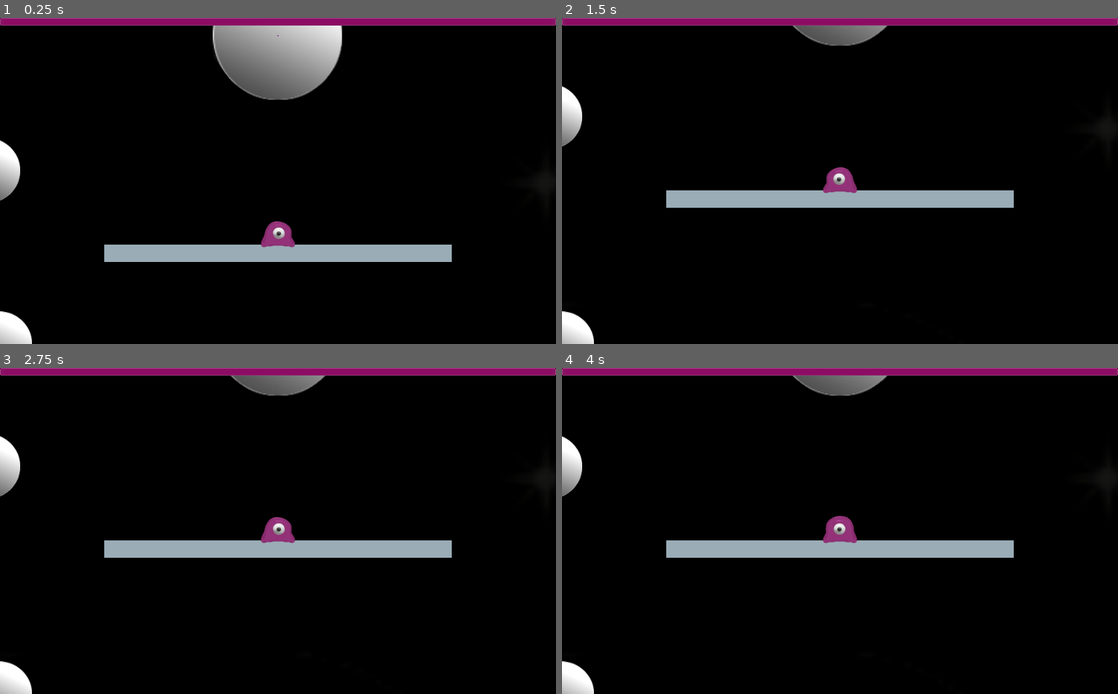
Above: before the commit, frames 1-4 (two rows, left to right).
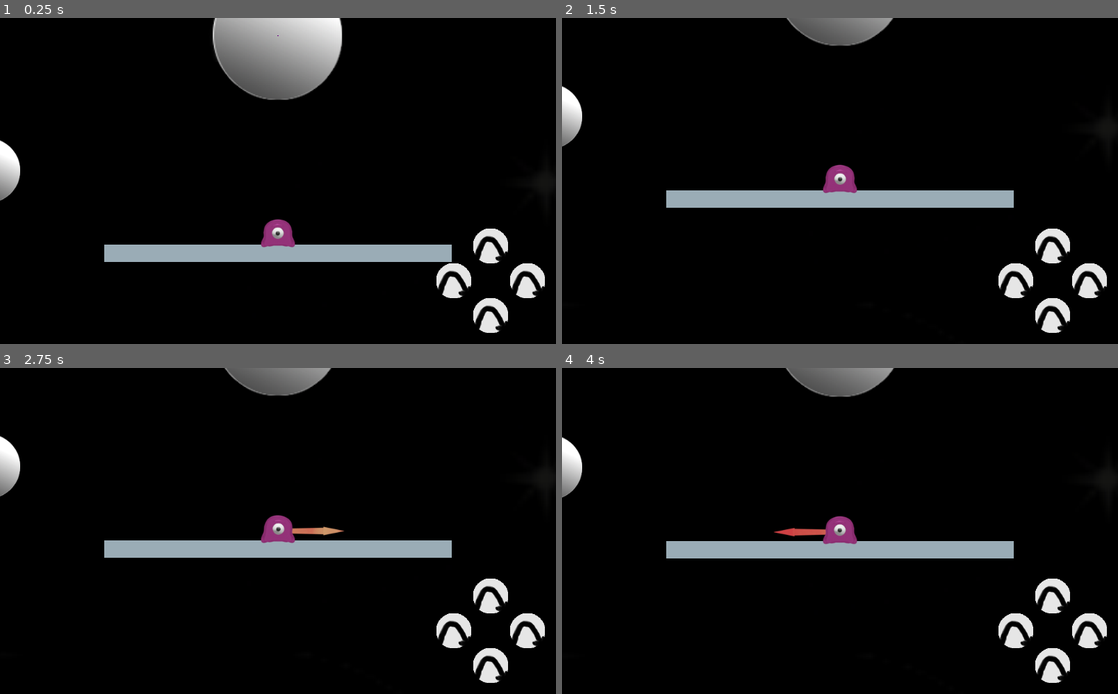
Above: after the commit, the same moments.

Repository: vinpogo/gd_Blob
Game: Godot game, scene res://World.tscn
Same seed, same stepped clock (60 frames per second), same inputs: the game is played once before the commit and once after it.
Inputs:
- Up to frame 1 (0.25 s): no input
- Up to frame 2 (1.5 s): hold Right (ui_right) 0.53-1.28 s; hold Space (slot_1) 0.53-1.28 s; hold Down (ui_down) from 1.28 s (still down); tap Space (slot_1) at 1.35 s
- Up to frame 3 (2.75 s): release Down (ui_down) at 2.03 s; hold Right (ui_right) from 2.03 s (still down); hold Space (slot_1) from 2.03 s (still down)
- Up to frame 4 (4 s): release Right (ui_right) at 2.78 s; release Space (slot_1) at 2.78 s; hold Up (ui_up) 2.78-3.53 s; tap Space (slot_1) at 2.85 s; hold Left (ui_left) from 3.53 s (still down); hold Space (slot_1) from 3.53 s (still down)

The runs differ from the first frame. In frame 1, 4.6% of the frame differs, in the area x 0-100%, y 0-100%; in frame 2, 4.6%; in frame 3, 4.7%; in frame 4, 5.2%.

Commit message:
added hud scene

Diff:
--- a/World.tscn
+++ b/World.tscn
@@ -1,13 +1,12 @@
-[gd_scene load_steps=11 format=2]
+[gd_scene load_steps=10 format=2]
 
-[ext_resource path="res://gfx/background.png" type="Texture" id=1]
-[ext_resource path="res://objects/newBlob/Blob.tscn" type="PackedScene" id=2]
-[ext_resource path="res://objects/mapObjects/scripts/Goal.gd" type="Script" id=3]
-[ext_resource path="res://gfx/circle.png" type="Texture" id=4]
-[ext_resource path="res://objects/mapObjects/scenes/Sticky.tscn" type="PackedScene" id=5]
-[ext_resource path="res://objects/BlobCamera.gd" type="Script" id=6]
-[ext_resource path="res://gfx/jumpBar.png" type="Texture" id=7]
-[ext_resource path="res://NinePatchRect.gd" type="Script" id=8]
+[ext_resource path="res://objects/newBlob/Blob.tscn" type="PackedScene" id=1]
+[ext_resource path="res://objects/mapObjects/scripts/Goal.gd" type="Script" id=2]
+[ext_resource path="res://gfx/circle.png" type="Texture" id=3]
+[ext_resource path="res://objects/mapObjects/scenes/Sticky.tscn" type="PackedScene" id=4]
+[ext_resource path="res://objects/BlobCamera.gd" type="Script" id=5]
+[ext_resource path="res://objects/hud/Hud.tscn" type="PackedScene" id=6]
+[ext_resource path="res://gfx/background.png" type="Texture" id=7]
 
 [sub_resource type="RectangleShape2D" id=1]
 extents = Vector2( 1505.71, 987.847 )
@@ -17,28 +16,21 @@
 
 [node name="World" type="Node2D"]
 
-[node name="ParallaxBackground" type="ParallaxBackground" parent="."]
-
-[node name="ParallaxLayer" type="ParallaxLayer" parent="ParallaxBackground"]
-scale = Vector2( 10, 10 )
-
-[node name="Sprite" type="Sprite" parent="ParallaxBackground/ParallaxLayer"]
-texture = ExtResource( 1 )
-
 [node name="Map" type="Node" parent="."]
 
 [node name="GameZone" type="Area2D" parent="Map"]
+editor/display_folded = true
 
 [node name="CollisionShape2D" type="CollisionShape2D" parent="Map/GameZone"]
 shape = SubResource( 1 )
 
-[node name="Blob" parent="Map" instance=ExtResource( 2 )]
+[node name="Blob" parent="Map" instance=ExtResource( 1 )]
 position = Vector2( 0, 360 )
 
 [node name="Goal" type="StaticBody2D" parent="Map"]
 editor/display_folded = true
 position = Vector2( 595.478, 258.354 )
-script = ExtResource( 3 )
+script = ExtResource( 2 )
 __meta__ = {
 "_edit_group_": true
 }
@@ -157,30 +149,23 @@
 drag_margin_h_enabled = false
 drag_margin_v_enabled = false
 smoothing_enabled = true
-script = ExtResource( 6 )
+script = ExtResource( 5 )
 
 [node name="rotation" type="Tween" parent="Camera2D"]
 
-[node name="CanvasLayer" type="CanvasLayer" parent="Camera2D"]
+[node name="CanvasLayer2" type="CanvasLayer" parent="."]
 
-[node name="NinePatchRect" type="NinePatchRect" parent="Camera2D/CanvasLayer"]
-anchor_right = 1.0
-margin_bottom = 14.0
-rect_min_size = Vector2( 0, 14 )
+[node name="GUI" parent="CanvasLayer2" instance=ExtResource( 6 )]
+
+[node name="ParallaxBackground" type="ParallaxBackground" parent="CanvasLayer2"]
+editor/display_folded = true
+
+[node name="ParallaxLayer" type="ParallaxLayer" parent="CanvasLayer2/ParallaxBackground"]
+editor/display_folded = true
+scale = Vector2( 10, 10 )
+
+[node name="Sprite" type="Sprite" parent="CanvasLayer2/ParallaxBackground/ParallaxLayer"]
 texture = ExtResource( 7 )
-patch_margin_left = 3
-patch_margin_top = 11
-patch_margin_right = 3
-patch_margin_bottom = 3
-script = ExtResource( 8 )
-
-[node name="VBoxContainer" type="VBoxContainer" parent="Camera2D/CanvasLayer"]
-anchor_top = 1.0
-anchor_right = 1.0
-anchor_bottom = 1.0
-
-[node name="Sprite" type="Sprite" parent="Camera2D/CanvasLayer/VBoxContainer"]
-texture = ExtResource( 4 )
 [connection signal="body_shape_exited" from="Map/GameZone" to="Map/Blob" method="_on_GameZone_body_shape_exited"]
 [connection signal="rotate" from="Map/Blob" to="Camera2D" method="_on_Blob_rotate"]
 [connection signal="toggle_zoom" from="Map/Blob" to="Camera2D" method="_on_Blob_toggle_zoom"]
--- /dev/null
+++ b/objects/hud/Hud.tscn
@@ -0,0 +1,96 @@
+[gd_scene load_steps=3 format=2]
+
+[ext_resource path="res://gfx/tmp_vin/ability_container.png" type="Texture" id=1]
+[ext_resource path="res://gfx/tmp_vin/jump_icon.png" type="Texture" id=2]
+
+[node name="GUI" type="MarginContainer"]
+anchor_top = 1.0
+anchor_right = 1.0
+anchor_bottom = 1.0
+margin_right = -20.0
+margin_bottom = -20.0
+grow_vertical = 0
+
+[node name="Slots" type="HBoxContainer" parent="."]
+margin_right = 1004.0
+margin_bottom = 448.0
+alignment = 2
+
+[node name="Column1" type="VBoxContainer" parent="Slots"]
+margin_left = 804.0
+margin_right = 868.0
+margin_bottom = 448.0
+custom_constants/separation = -64
+alignment = 1
+
+[node name="SlotContainer2" type="TextureRect" parent="Slots/Column1"]
+margin_top = 192.0
+margin_right = 64.0
+margin_bottom = 256.0
+texture = ExtResource( 1 )
+
+[node name="slot_2" type="TextureRect" parent="Slots/Column1"]
+margin_top = 192.0
+margin_right = 64.0
+margin_bottom = 256.0
+texture = ExtResource( 2 )
+
+[node name="Column2" type="VBoxContainer" parent="Slots"]
+margin_left = 872.0
+margin_right = 936.0
+margin_bottom = 448.0
+custom_constants/separation = 64
+alignment = 1
+
+[node name="Row1" type="VBoxContainer" parent="Slots/Column2"]
+margin_top = 128.0
+margin_right = 64.0
+margin_bottom = 192.0
+custom_constants/separation = -64
+alignment = 1
+
+[node name="SlotContainer2" type="TextureRect" parent="Slots/Column2/Row1"]
+margin_right = 64.0
+margin_bottom = 64.0
+texture = ExtResource( 1 )
+
+[node name="slot_3" type="TextureRect" parent="Slots/Column2/Row1"]
+margin_right = 64.0
+margin_bottom = 64.0
+texture = ExtResource( 2 )
+
+[node name="Row2" type="VBoxContainer" parent="Slots/Column2"]
+margin_top = 256.0
+margin_right = 64.0
+margin_bottom = 320.0
+custom_constants/separation = -64
+alignment = 1
+
+[node name="SlotContainer2" type="TextureRect" parent="Slots/Column2/Row2"]
+margin_right = 64.0
+margin_bottom = 64.0
+texture = ExtResource( 1 )
+
+[node name="slot_1" type="TextureRect" parent="Slots/Column2/Row2"]
+margin_right = 64.0
+margin_bottom = 64.0
+texture = ExtResource( 2 )
+
+[node name="Column3" type="VBoxContainer" parent="Slots"]
+margin_left = 940.0
+margin_right = 1004.0
+margin_bottom = 448.0
+custom_constants/separation = -64
+alignment = 1
+
+[node name="SlotContainer4" type="TextureRect" parent="Slots/Column3"]
+margin_top = 192.0
+margin_right = 64.0
+margin_bottom = 256.0
+texture = ExtResource( 1 )
+
+[node name="slot_4" type="TextureRect" parent="Slots/Column3"]
+margin_top = 192.0
+margin_right = 64.0
+margin_bottom = 256.0
+texture = ExtResource( 2 )
--- a/objects/newBlob/Blob.tscn
+++ b/objects/newBlob/Blob.tscn
@@ -19,31 +19,31 @@
 [ext_resource path="res://objects/newBlob/animations/jump/0007.png" type="Texture" id=17]
 [ext_resource path="res://objects/newBlob/animations/jump/0008.png" type="Texture" id=18]
 [ext_resource path="res://objects/newBlob/animations/jump/0009.png" type="Texture" id=19]
-[ext_resource path="res://objects/newBlob/animations/ground-jump/0001.png" type="Texture" id=20]
-[ext_resource path="res://objects/newBlob/animations/ground-jump/0002.png" type="Texture" id=21]
-[ext_resource path="res://objects/newBlob/animations/ground-jump/0003.png" type="Texture" id=22]
-[ext_resource path="res://objects/newBlob/animations/ground-jump/0004.png" type="Texture" id=23]
-[ext_resource path="res://objects/newBlob/animations/ground-jump/0005.png" type="Texture" id=24]
-[ext_resource path="res://objects/newBlob/animations/ground-jump/0006.png" type="Texture" id=25]
-[ext_resource path="res://objects/newBlob/animations/jump-spin/0001.png" type="Texture" id=26]
-[ext_resource path="res://objects/newBlob/animations/jump-spin/0002.png" type="Texture" id=27]
-[ext_resource path="res://objects/newBlob/animations/jump-spin/0003.png" type="Texture" id=28]
-[ext_resource path="res://objects/newBlob/animations/jump-spin/0004.png" type="Texture" id=29]
-[ext_resource path="res://objects/newBlob/animations/jump-spin/0005.png" type="Texture" id=30]
-[ext_resource path="res://objects/newBlob/animations/jump-spin/0006.png" type="Texture" id=31]
-[ext_resource path="res://objects/newBlob/animations/jump-spin/0007.png" type="Texture" id=32]
-[ext_resource path="res://objects/newBlob/animations/jump-spin/0008.png" type="Texture" id=33]
-[ext_resource path="res://objects/newBlob/animations/jump-spin/0009.png" type="Texture" id=34]
-[ext_resource path="res://objects/newBlob/animations/jump-spin/0010.png" type="Texture" id=35]
-[ext_resource path="res://objects/newBlob/animations/jump-spin/0011.png" type="Texture" id=36]
-[ext_resource path="res://objects/newBlob/animations/jump-spin/0012.png" type="Texture" id=37]
-[ext_resource path="res://objects/newBlob/animations/jump-spin/0013.png" type="Texture" id=38]
-[ext_resource path="res://objects/newBlob/animations/jump-spin/0014.png" type="Texture" id=39]
-[ext_resource path="res://objects/newBlob/animations/jump-spin/0015.png" type="Texture" id=40]
-[ext_resource path="res://objects/newBlob/animations/jump-spin/0016.png" type="Texture" id=41]
-[ext_resource path="res://objects/newBlob/animations/jump-spin/0017.png" type="Texture" id=42]
-[ext_resource path="res://objects/newBlob/animations/jump-spin/0018.png" type="Texture" id=43]
-[ext_resource path="res://objects/newBlob/animations/jump-spin/0019.png" type="Texture" id=44]
+[ext_resource path="res://objects/newBlob/animations/jump-spin/0001.png" type="Texture" id=20]
+[ext_resource path="res://objects/newBlob/animations/jump-spin/0002.png" type="Texture" id=21]
+[ext_resource path="res://objects/newBlob/animations/jump-spin/0003.png" type="Texture" id=22]
+[ext_resource path="res://objects/newBlob/animations/jump-spin/0004.png" type="Texture" id=23]
+[ext_resource path="res://objects/newBlob/animations/jump-spin/0005.png" type="Texture" id=24]
+[ext_resource path="res://objects/newBlob/animations/jump-spin/0006.png" type="Texture" id=25]
+[ext_resource path="res://objects/newBlob/animations/jump-spin/0007.png" type="Texture" id=26]
+[ext_resource path="res://objects/newBlob/animations/jump-spin/0008.png" type="Texture" id=27]
+[ext_resource path="res://objects/newBlob/animations/jump-spin/0009.png" type="Texture" id=28]
+[ext_resource path="res://objects/newBlob/animations/jump-spin/0010.png" type="Texture" id=29]
+[ext_resource path="res://objects/newBlob/animations/jump-spin/0011.png" type="Texture" id=30]
+[ext_resource path="res://objects/newBlob/animations/jump-spin/0012.png" type="Texture" id=31]
+[ext_resource path="res://objects/newBlob/animations/jump-spin/0013.png" type="Texture" id=32]
+[ext_resource path="res://objects/newBlob/animations/jump-spin/0014.png" type="Texture" id=33]
+[ext_resource path="res://objects/newBlob/animations/jump-spin/0015.png" type="Texture" id=34]
+[ext_resource path="res://objects/newBlob/animations/jump-spin/0016.png" type="Texture" id=35]
+[ext_resource path="res://objects/newBlob/animations/jump-spin/0017.png" type="Texture" id=36]
+[ext_resource path="res://objects/newBlob/animations/jump-spin/0018.png" type="Texture" id=37]
+[ext_resource path="res://objects/newBlob/animations/jump-spin/0019.png" type="Texture" id=38]
+[ext_resource path="res://objects/newBlob/animations/ground-jump/0001.png" type="Texture" id=39]
+[ext_resource path="res://objects/newBlob/animations/ground-jump/0002.png" type="Texture" id=40]
+[ext_resource path="res://objects/newBlob/animations/ground-jump/0003.png" type="Texture" id=41]
+[ext_resource path="res://objects/newBlob/animations/ground-jump/0004.png" type="Texture" id=42]
+[ext_resource path="res://objects/newBlob/animations/ground-jump/0005.png" type="Texture" id=43]
+[ext_resource path="res://objects/newBlob/animations/ground-jump/0006.png" type="Texture" id=44]
 [ext_resource path="res://objects/newBlob/Blob_Sprite.gd" type="Script" id=45]
 [ext_resource path="res://gfx/standard_circle.png" type="Texture" id=46]
 [ext_resource path="res://objects/newBlob/Blob_Light.gd" type="Script" id=47]
@@ -62,14 +62,14 @@
 "name": "jump",
 "speed": 20.0
 }, {
-"frames": [ ExtResource( 20 ), ExtResource( 21 ), ExtResource( 22 ), ExtResource( 23 ), ExtResource( 24 ), ExtResource( 25 ) ],
+"frames": [ ExtResource( 20 ), ExtResource( 21 ), ExtResource( 22 ), ExtResource( 23 ), ExtResource( 24 ), ExtResource( 25 ), ExtResource( 26 ), ExtResource( 27 ), ExtResource( 28 ), ExtResource( 29 ), ExtResource( 30 ), ExtResource( 31 ), ExtResource( 32 ), ExtResource( 33 ), ExtResource( 34 ), ExtResource( 35 ), ExtResource( 36 ), ExtResource( 37 ), ExtResource( 38 ) ],
+"loop": true,
+"name": "final-jump",
+"speed": 40.0
+}, {
+"frames": [ ExtResource( 39 ), ExtResource( 40 ), ExtResource( 41 ), ExtResource( 42 ), ExtResource( 43 ), ExtResource( 44 ) ],
 "loop": false,
 "name": "ground-jump",
-"speed": 40.0
-}, {
-"frames": [ ExtResource( 26 ), ExtResource( 27 ), ExtResource( 28 ), ExtResource( 29 ), ExtResource( 30 ), ExtResource( 31 ), ExtResource( 32 ), ExtResource( 33 ), ExtResource( 34 ), ExtResource( 35 ), ExtResource( 36 ), ExtResource( 37 ), ExtResource( 38 ), ExtResource( 39 ), ExtResource( 40 ), ExtResource( 41 ), ExtResource( 42 ), ExtResource( 43 ), ExtResource( 44 ) ],
-"loop": true,
-"name": "final-jump",
 "speed": 40.0
 } ]
 
@@ -93,7 +93,7 @@
 z_index = 1
 frames = SubResource( 1 )
 animation = "idle"
-frame = 2
+frame = 14
 playing = true
 script = ExtResource( 45 )
 
--- a/objects/newBlob/Blob_InputController.gd
+++ b/objects/newBlob/Blob_InputController.gd
@@ -63,7 +63,7 @@
 				print(slots_used)
 			elif just_released && !canAim():
 				aim_stop()
-			elif just_pressed && canAim():
+			elif just_pressed:
 				aim_start()
 		"zoom":
 			if just_pressed:
Not shown: 9 places in World.tscn that only renumber resources
Binary file added: gfx/tmp_vin/ability_container.png
Not shown, added: gfx/tmp_vin/ability_container.png.import
Binary file added: gfx/tmp_vin/jump_icon.png
Not shown, added: gfx/tmp_vin/jump_icon.png.import
Not shown: 1 places in objects/newBlob/Blob.tscn that only renumber resources
